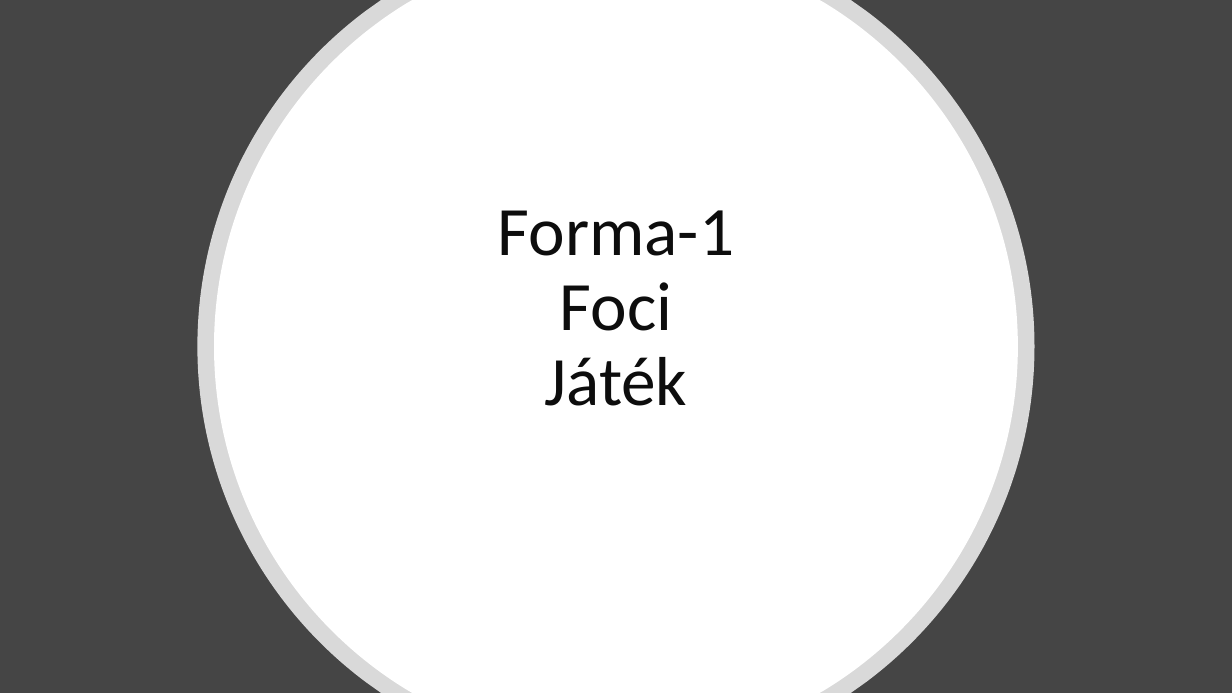
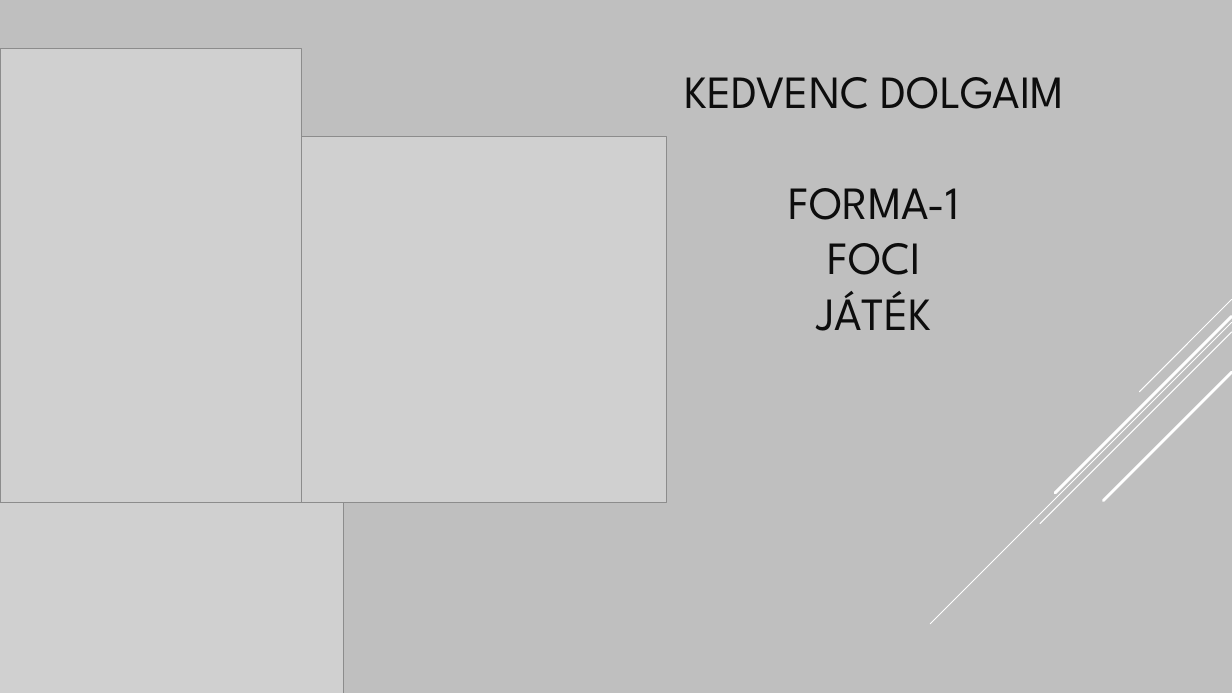
Before and after one commit to kizsi2019/202122_9d2, a slide deck: slide 6 of Balogh Ádám/Önéletrajz.pptx (slide 5 before the commit). Drawn at 1232x693 pixels with LibreOffice and Linux fonts; fonts in the diff are those of the drawing; grey boxes stand for pictures. Boxes give left, top, right and bottom in pixels: in the first picture for what was removed or moved away, otherwise in the second. Text is boxed around its words. In the diff, an @@ line names an element or a change of style, - is before the commit and + after.

```diff
--- a/Balogh Ádám/Önéletrajz.pptx
+++ b/Balogh Ádám/Önéletrajz.pptx
@@ background #454545 to #BFBFBF @@
@@ freeform shape removed at (x1=198, y1=0, x2=1035, y2=693) @@
@@ freeform shape removed at (x1=214, y1=0, x2=1019, y2=693) @@
@@ picture added at (x1=0, y1=48, x2=301, y2=502) @@
@@ title at (x1=684, y1=77, x2=1065, y2=331): text changed; size 54 to 36 pt; font Calibri to League Spartan @@
-Forma-1
-Foci
-Játék
+KEDVENC DOLGAIM
+FORMA-1
+FOCI
+JÁTÉK
@@ picture added at (x1=301, y1=137, x2=666, y2=502) @@
@@ group added at (x1=931, y1=299, x2=1232, y2=624): 5 lines @@
@@ picture added at (x1=0, y1=503, x2=343, y2=693) @@
```
Also in this commit, not shown: 5 other slides changed, 2 slides added.
